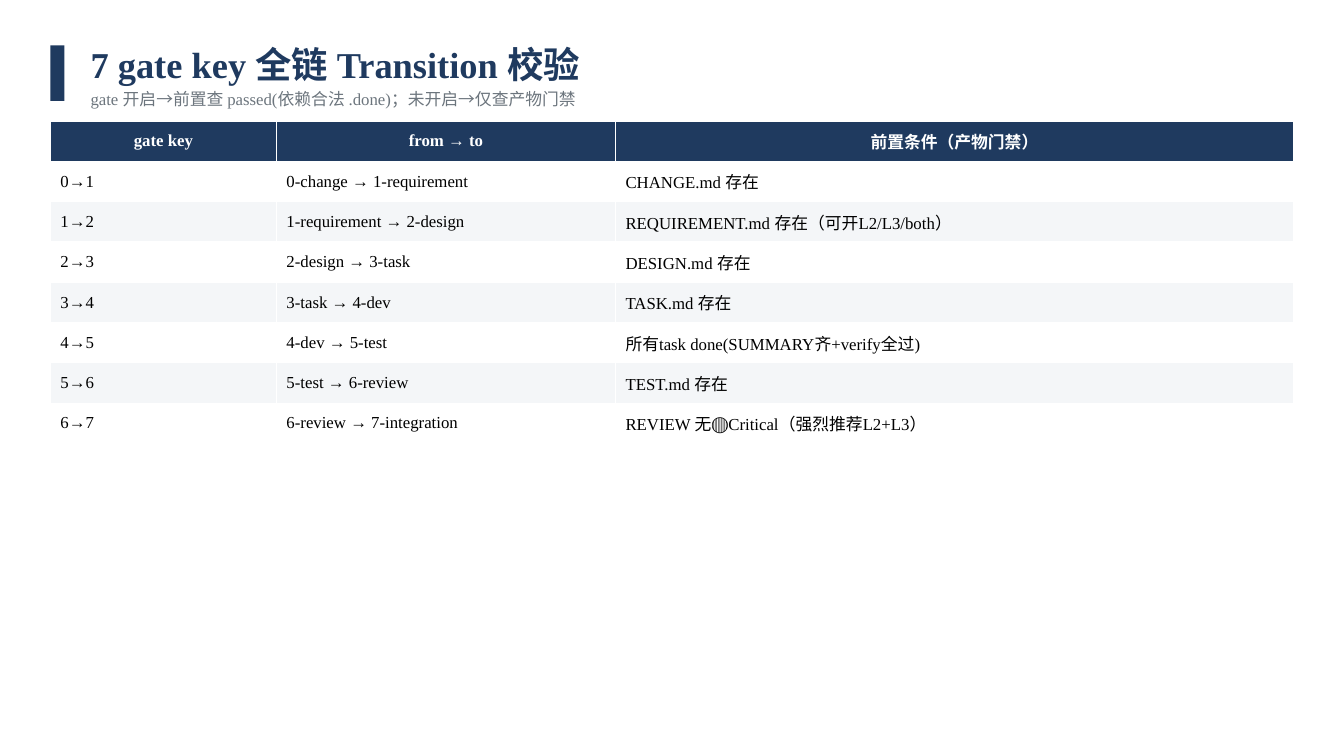
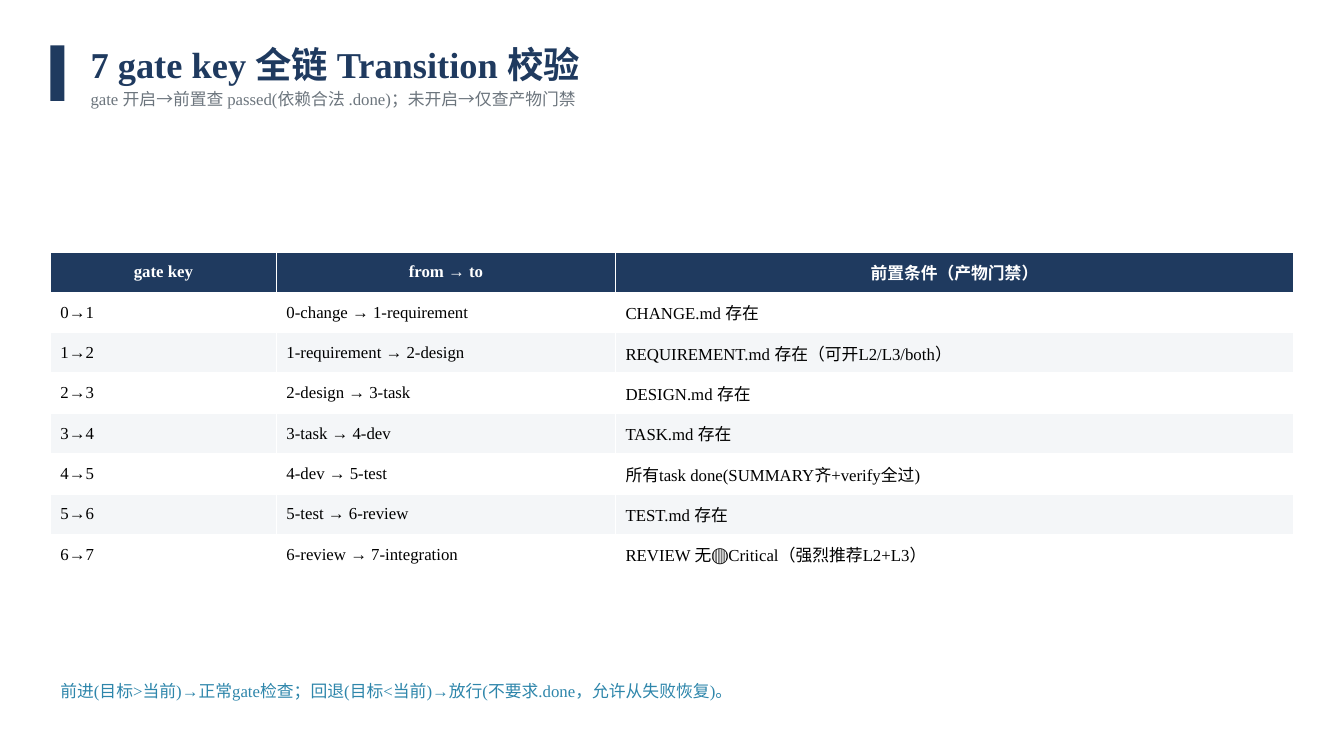
Before and after one commit to Hellrabb/flow-kit, a slide deck: slide 12 of flow-kit-技术设计.pptx. Drawn at 1344x756 pixels with LibreOffice and Linux fonts; fonts in the diff are those of the drawing. Boxes give left, top, right and bottom in pixels: in the first picture for what was removed or moved away, otherwise in the second. Text is boxed around its words. In the diff, an @@ line names an element or a change of style, - is before the commit and + after.

```diff
--- a/flow-kit-技术设计.pptx
+++ b/flow-kit-技术设计.pptx
@@ text "前进(目标>当前)→正常gate检查；回退(目标<当前)→放行(不要求.done，允许从失败恢复)。" at bbox=[60, 683, 732, 701]: more space between paragraphs; vertical alignment top to bottom @@
@@ table: place and size @@
-table at bbox=[50, 121, 1294, 444]
+table at bbox=[50, 252, 1294, 575]
```
Also in this commit, not shown: 23 other slides changed.
